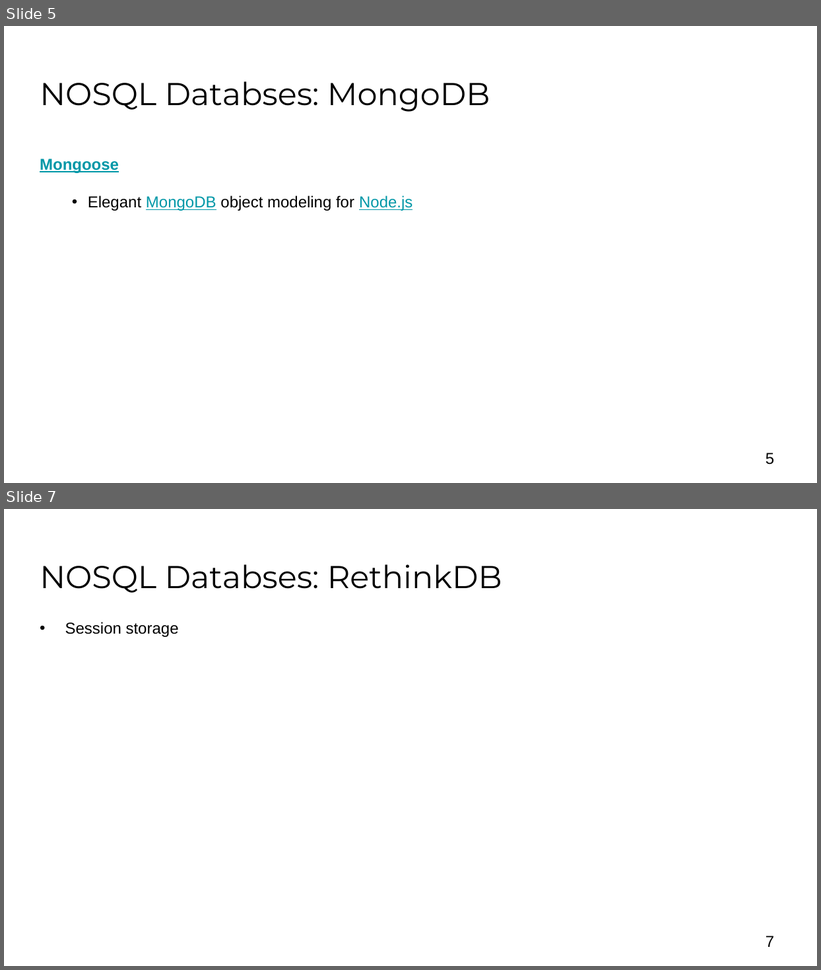
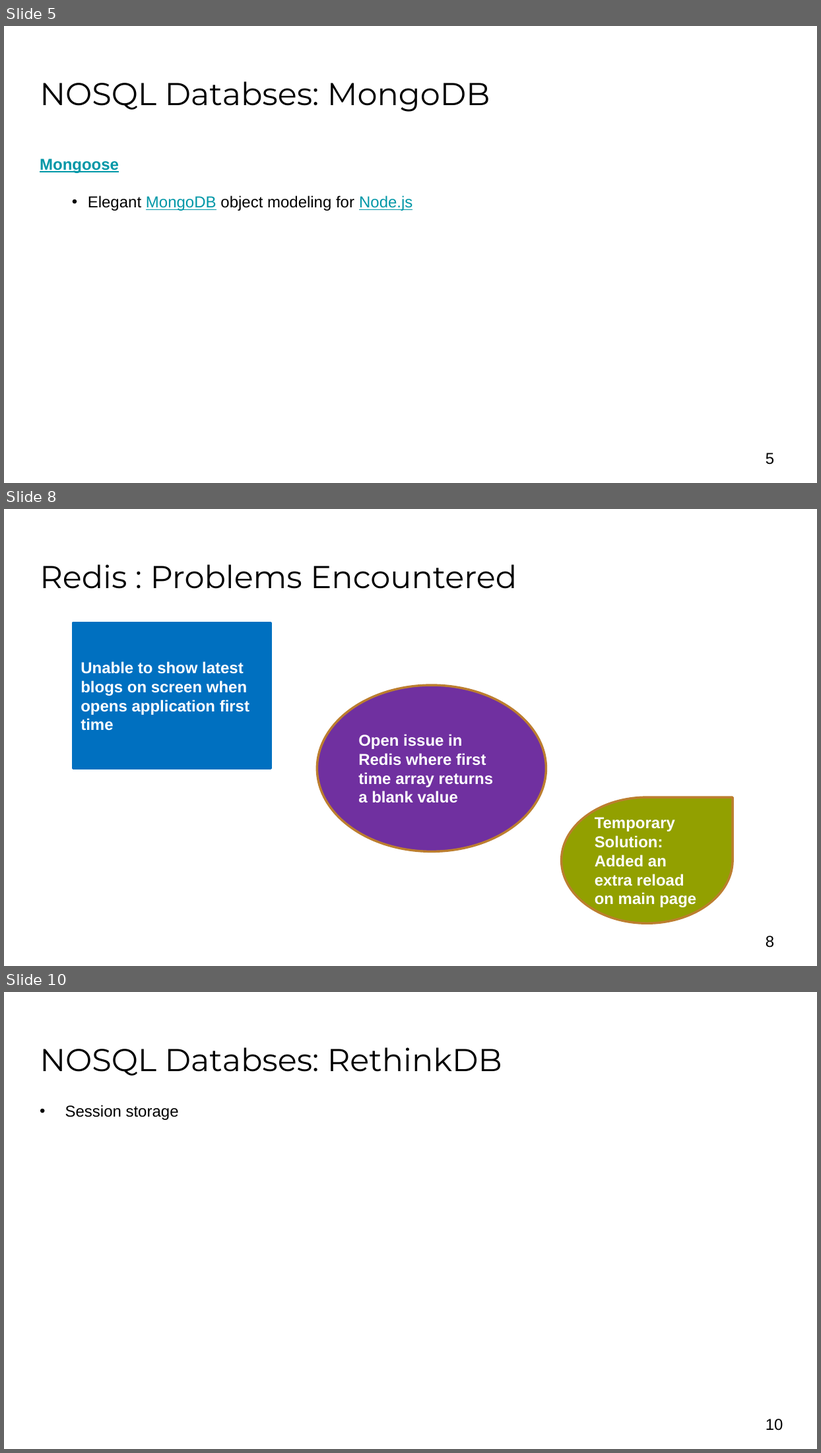
Before and after one commit to akarsh/TUPJNOSQL17, a slide deck: presentation/Presentation 2.pptx. Shown one above the other, each under a label of ours: slides 5 and 7 before the commit, slides 5, 8 and 10 after it; the slides between them are not shown. The pictures are 821x970 and 821x1453 pixels, drawn with LibreOffice and Linux fonts; fonts in the diff are those of the drawing; background and template pictures are left out. Boxes give left, top, right and bottom in pixels: in the first picture for what was removed or moved away, otherwise in the second. Text is boxed around its words. In the diff, an @@ line names an element or a change of style, - is before the commit and + after.

Commit message:
presentation

```diff
--- a/presentation/Presentation 2.pptx
+++ b/presentation/Presentation 2.pptx
@@ slide 8 added at bbox=[4, 509, 817, 966], background #FFFFFF @@
@@ title added at bbox=[40, 564, 517, 589], 28 pt, text #000000 @@
+Redis : Problems Encountered
@@ rectangle added at bbox=[73, 623, 271, 768], fill #0070C0, outline #0070C0 2 pt, 14 pt, text #FFFFFF, bold @@
+Unable to show latest blogs on screen when opens application first time
@@ ellipse added at bbox=[317, 685, 547, 852], fill #7030A0, outline #BD7F2F 2 pt, 14 pt, text #FFFFFF, bold @@
+Open issue in Redis where first time array returns a blank value
@@ teardrop added at bbox=[562, 797, 733, 923], fill #92A000, outline #BD7F2F 2 pt, 14 pt, text #FFFFFF, bold @@
+Temporary Solution: Added an extra reload on main page
@@ page number added at bbox=[766, 936, 774, 948], 14 pt, text #000000 @@
+8
@@ what was slide 7 is now slide 10 @@
@@ page number at bbox=[766, 1419, 783, 1431]: text changed @@
-7
+10
```
Also in this commit, not shown: 1 slide changed, 3 other slides added, 1 slide removed, 1 other file.
